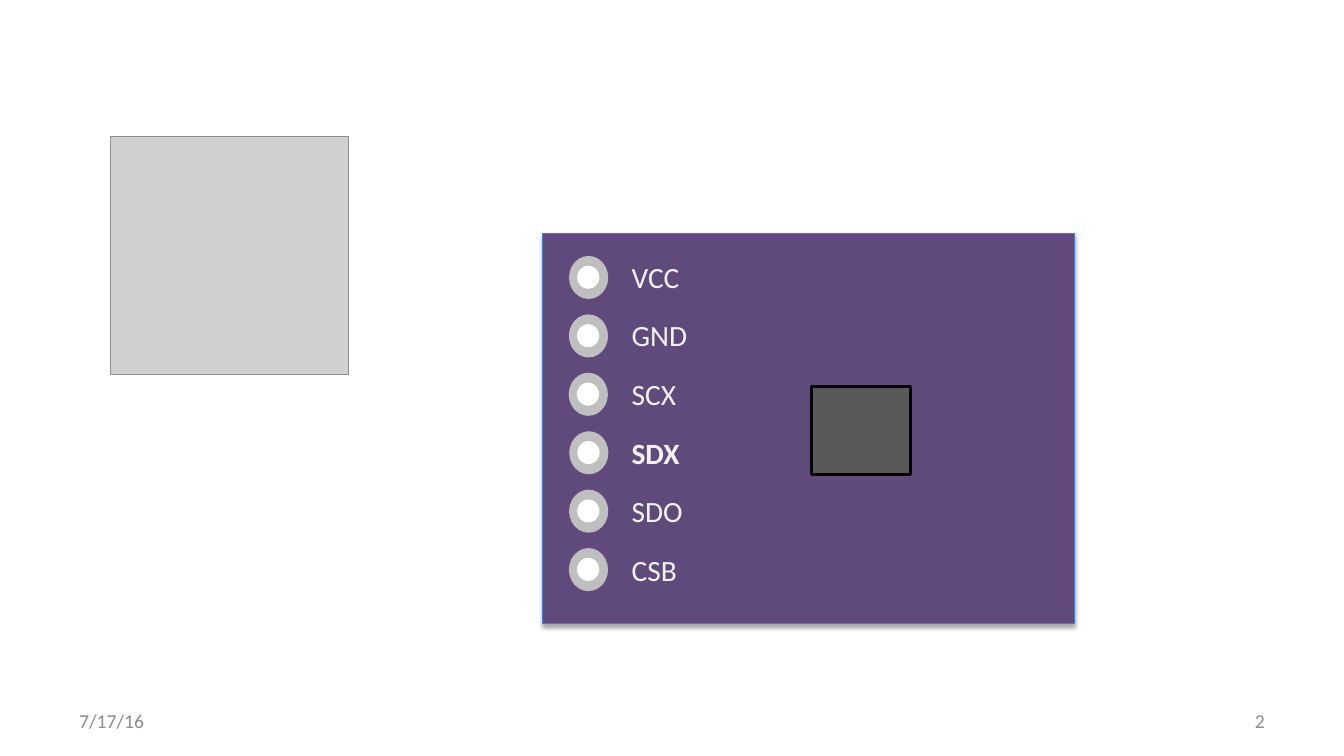
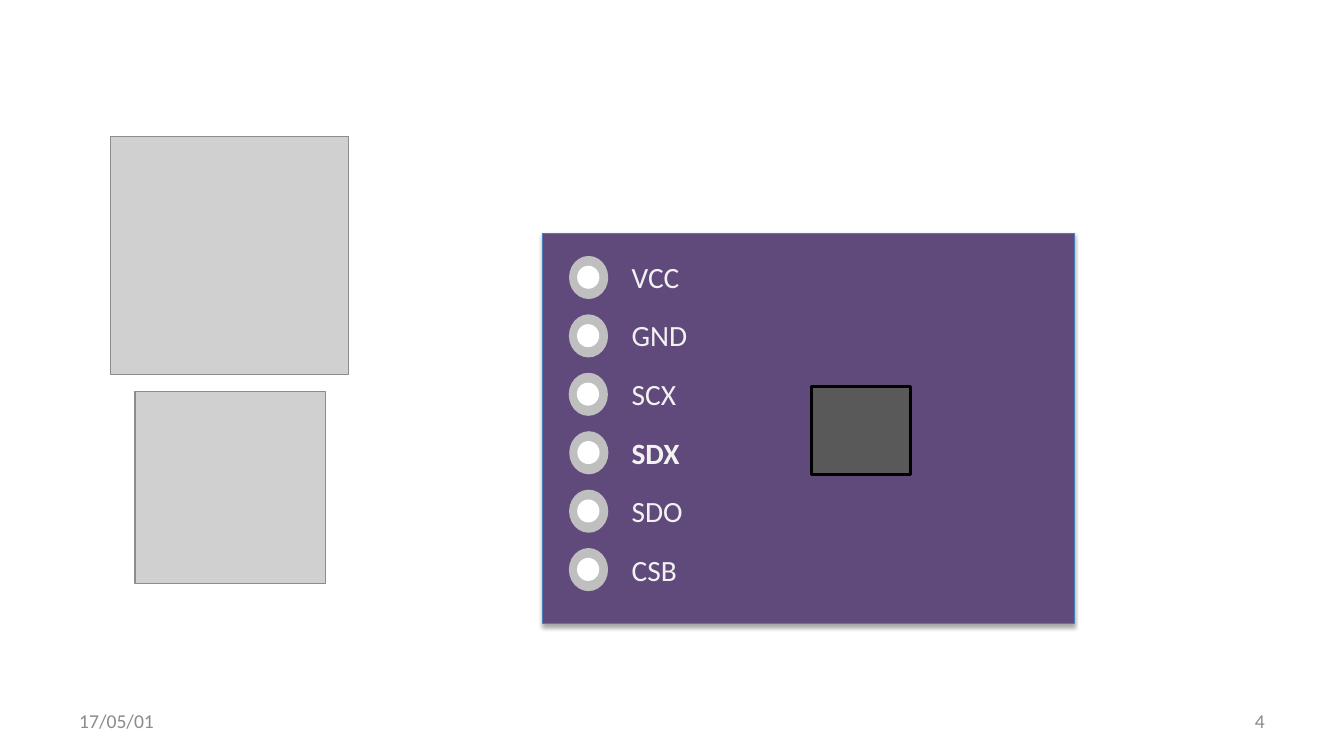
Before and after one commit to hanyazou/BMI160-Arduino, a slide deck: slide 4 of files/circuit.pptx (slide 2 before the commit). Drawn at 1344x756 pixels with LibreOffice and Linux fonts; fonts in the diff are those of the drawing; grey boxes stand for pictures. Boxes give left, top, right and bottom in pixels: in the first picture for what was removed or moved away, otherwise in the second. Text is boxed around its words. In the diff, an @@ line names an element or a change of style, - is before the commit and + after.

```diff
--- a/files/circuit.pptx
+++ b/files/circuit.pptx
@@ picture added at [135,392,325,584] @@
@@ text at [79,714,154,729]: text changed @@
-7/17/16
+17/05/01
@@ page number at [1255,715,1265,728]: text changed @@
-2
+4
```
Also in this commit, not shown: 1 other slide changed, 2 slides added, 2 other files.
